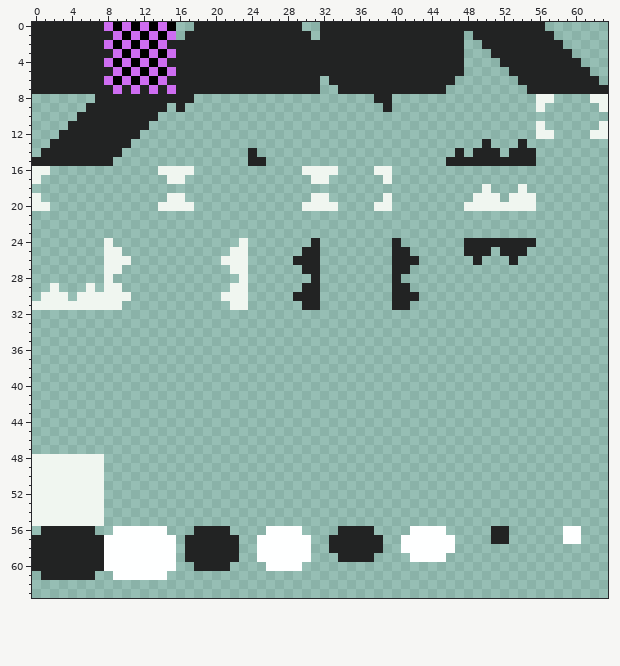
One commit to this pixel-art sprite: game/assets/spritesheet.png. That is the earlier state.
The file is 64x64 pixels.
The same view after the edit:
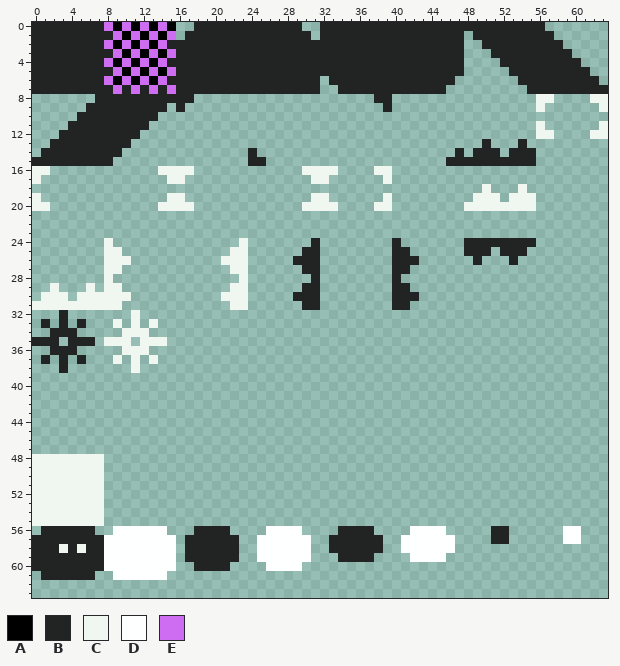
Palette (. is transparent): A #000000  B #222323  C #f0f6f0  D #feffff  E #ce6df1
What changed:
y 32: x 3 . -> B; x 11 . -> C
y 33: x 1 . -> B; x 3 . -> B; x 5 . -> B; x 9 . -> C; x 11 . -> C; x 13 . -> C
y 34: x 2..4 ... -> BBB; x 10..12 ... -> CCC
y 35: x 0..2 ... -> BBB; x 4..6 ... -> BBB; x 8..10 ... -> CCC; x 12..14 ... -> CCC
y 36: x 2..4 ... -> BBB; x 10..12 ... -> CCC
y 37: x 1 . -> B; x 3 . -> B; x 5 . -> B; x 9 . -> C; x 11 . -> C; x 13 . -> C
y 38: x 3 . -> B; x 11 . -> C
y 58: x 3 B -> C; x 5 B -> C
Where, in picture pixels (left, top, right, bottom), the same in both pictures:
added: (32, 310, 167, 373)
changed: (59, 544, 86, 553)
